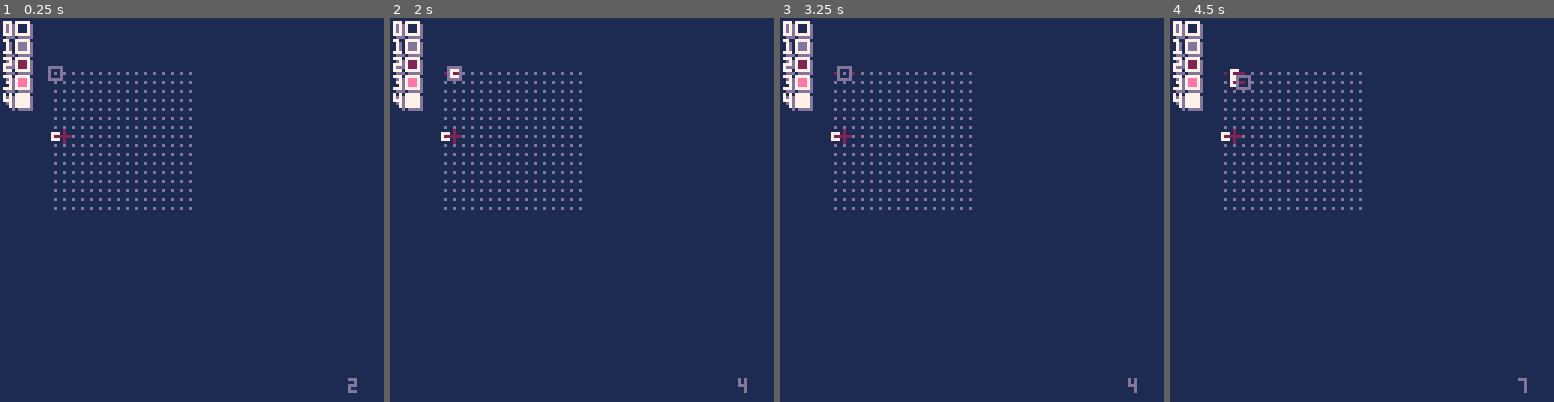
Above: before the commit, frames 1-4 (left to right).
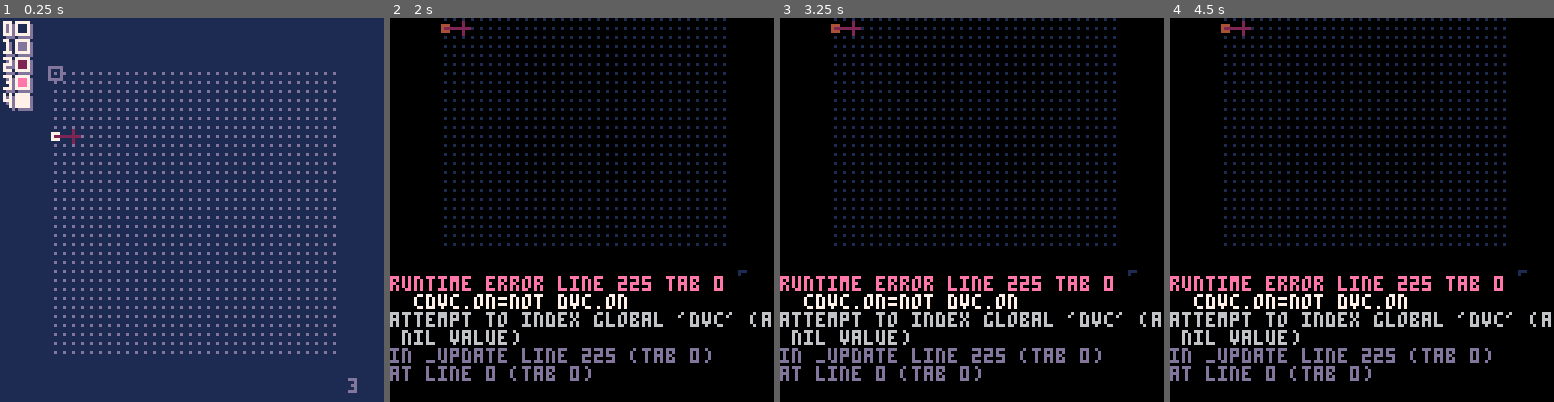
Above: after the commit, the same moments.

Repository: SestrenExsis/NANDGate
Game: PICO-8 cartridge nandgate.p8
The game is run twice, just before and just after one commit, with the same random seed, the same clock (stepped at 60 frames per second) and the same inputs.
Inputs:
- Up to frame 1 (0.25 s): no input
- Up to frame 2 (2 s): tap X (X key) at 0.33, 1.07, 1.85 s; tap O (Z key) at 0.7, 1.7 s; hold Right from 1.6 s (still down)
- Up to frame 3 (3.25 s): release Right at 2.1 s; tap O (Z key) at 2.1, 2.5, 2.9 s; hold Up 2.15-2.42 s; hold Right 2.47-3.03 s; tap X (X key) at 2.97 s; hold Left from 3.08 s (still down)
- Up to frame 4 (4.5 s): tap O (Z key) at 3.3, 3.7, 4.1 s; release Left at 3.58 s; hold Down 3.63-3.97 s; hold Right from 4.02 s (still down); tap X (X key) at 4.08 s

The runs differ from the first frame. In frame 1, 4.8% of the frame differs, in the area x 14-93%, y 14-97%; in frame 2, 96%, in the area x 0-100%, y 0-100%; in frame 3, 96%; in frame 4, 96%.
Error after the commit: runtime error line 225 tab 0; cdvc.on=not dvc.on; attempt to index global 'dvc' (a nil value)

Commit message:
Create connect function for adding wires

Diff:
--- a/nandgate.p8
+++ b/nandgate.p8
@@ -13,6 +13,22 @@
 --disable button repeating
 poke(0x5f5c,255)
 poke(0x5f5d,255)
+
+_sz=32
+-- directions
+_dirs={
+	-- {row,col,index}
+	{ 0, 0,     0}, -- none
+	{-1, 0,-_sz  }, -- north
+	{-1, 1,-_sz+1}, -- northeast
+	{ 0, 1,     1}, -- east
+	{ 1, 1, _sz+1}, -- southeast
+	{ 1, 0, _sz  }, -- south
+	{ 1,-1, _sz-1}, -- southwest
+	{ 0,-1,    -1}, -- west
+	{-1,-1,-_sz-1}, -- northwest
+	}
+_opps={1,6,7,8,9,2,3,4,5}
 
 function newgrid(
 	w, -- width      : number
@@ -53,10 +69,7 @@
 	return res
 end
 
-function addwire(
-	g, -- grid       : table
-	x, -- x position : number
-	y, -- y position : number
+function newwire(
 	o  -- output     : number
 	)
 	local res={
@@ -64,11 +77,68 @@
 		outs={o},
 		ltik=-1 -- last powered tick
 	}
-	local i=g.wd*(y-1)+x
-	g.dat[i]=res
-	add(g.dvcs,i)
 	return res
 end
+
+function addifnew(l,n)
+	local new=true
+	for i in all(l) do
+		if i==n then
+			new=false
+			break
+		end
+	end
+	if new then
+		add(l,n)
+	end
+end
+
+function connect(
+	g,     -- grid      : table
+	sx,sy, -- start pos : numbers
+	ex,ey  -- end pos   : numbers
+	)
+	local si=g.wd*(sy-1)+sx
+	local sdy=mid(-1,ey-sy,1)
+	local sdx=mid(-1,ex-sx,1)
+	local so=1
+	for k,v in pairs(_dirs) do
+		if (
+			v[1]==sdy and
+			v[2]==sdx
+		) then
+			so=k
+			break
+		end
+	end
+	if g.dat[si]==0 then
+		g.dat[si]=newwire(so)
+		add(g.dvcs,si)
+	else
+		addifnew(g.dat[si].outs,so)
+	end
+	local ei=g.wd*(ey-1)+ex
+	local edy=mid(-1,sy-ey,1)
+	local edx=mid(-1,sx-ex,1)
+	local eo=1
+	for k,v in pairs(_dirs) do
+		if (
+			v[1]==edy and
+			v[2]==edx
+		) then
+			eo=k
+			break
+		end
+	end
+	if (
+		g.dat[ei]!=0 and
+		g.dat[ei].name=="wire"
+	) then
+		addifnew(g.dat[ei].outs,eo)
+	end
+end
+-->8
+-- game loops
 
 function _init()
 	-- common vars
@@ -84,28 +154,16 @@
 		pal(i,_pal[i],1)
 	end
 	-- grid
-	_grid=newgrid(16,16,15,15)
+	_grid=newgrid(_sz,_sz,15,15)
 	_rw=1
 	_cl=1
 	local w=_grid.wd
-	_dirs={
-		-- {row,col,index}
-		{ 0, 0,   0}, -- none
-		{-1, 0,-w  }, -- north
-		{-1, 1,-w+1}, -- northeast
-		{ 0, 1,   1}, -- east
-		{ 1, 1, w+1}, -- southeast
-		{ 1, 0, w  }, -- south
-		{ 1,-1, w-1}, -- southwest
-		{ 0,-1,  -1}, -- west
-		{-1,-1,-w-1}, -- northwest
-		}
-	_opps={1,6,7,8,9,2,3,4,5}
 	-- add starting devices
 	addflip(_grid,1,8,4)
-	local wire=addwire(_grid,2,8,4)
-	add(wire.outs,2)
-	add(wire.outs,6)
+	connect(_grid,2,8,3,8)
+	connect(_grid,3,8,4,8)
+	connect(_grid,3,8,3,7)
+	connect(_grid,3,8,3,9)
 end
 
 function tick(
@@ -160,36 +218,28 @@
 	end
 	local lidx=(lrw-1)*_grid.wd+lcl
 	local cidx=(_rw-1)*_grid.wd+_cl
-	if btn(❎) then
-		-- add wire if cell is free
-		if _grid.dat[cidx]==0 then
-			local drw=mid(-1,_rw-lrw,1)
-			local dcl=mid(-1,_cl-lcl,1)
-			for k,v in pairs(_dirs) do
-				if (
-					v[1]==drw and
-					v[2]==dcl
-				) then
-					addwire(_grid,lcl,lrw,k)
-					break
-				end
-			end
-		elseif btnp(❎) then
-			local dvc=_grid.dat[cidx]
-			if dvc.name=="flip" then
-				dvc.on=not dvc.on
-			end
-		end
-	elseif btn(🅾️) then
+	local cdvc=_grid.dat[cidx]
+	if (
+		btnp(❎) and
+		cdvc!=0 and
+		cdvc.name=="flip"
+	) then
+		-- toggle the flip
+		cdvc.on=not dvc.on
+	elseif btn(❎) then
+		-- connect 2 cells with wire
+		connect(_grid,lcl,lrw,_cl,_rw)
+	elseif (
+		btnp(🅾️) or
+		(btn(🅾️) and cidx!=lidx)
+	) then
 		-- remove device if exists
 		-- add new flip if empty
-		if btnp(🅾️) or cidx!=lidx then
-			if _grid.dat[cidx]==0 then
-				addflip(_grid,_cl,_rw,4)
-			else
-				_grid.dat[cidx]=0
-				del(_grid.dvcs,cidx)
-			end
+		if _grid.dat[cidx]==0 then
+			addflip(_grid,_cl,_rw,4)
+		else
+			_grid.dat[cidx]=0
+			del(_grid.dvcs,cidx)
 		end
 	end
 	if btnp(⬆️,1) then
